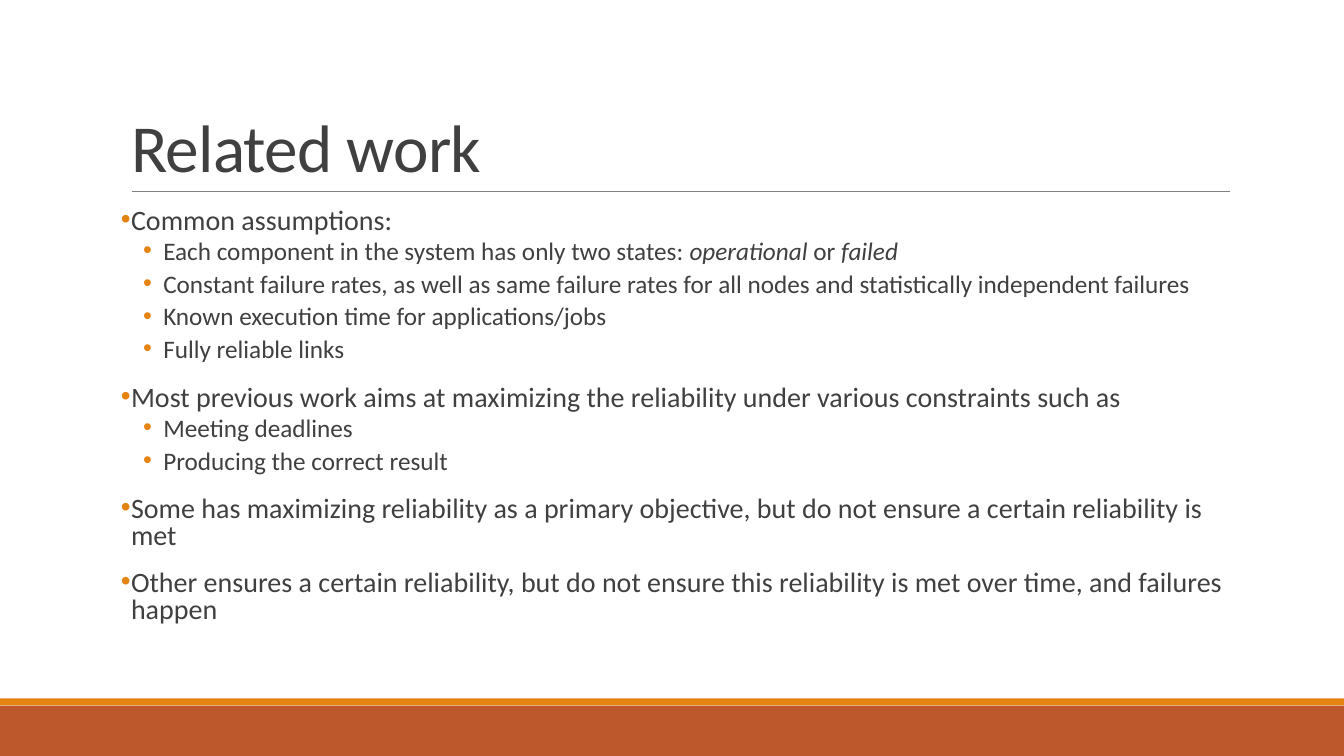
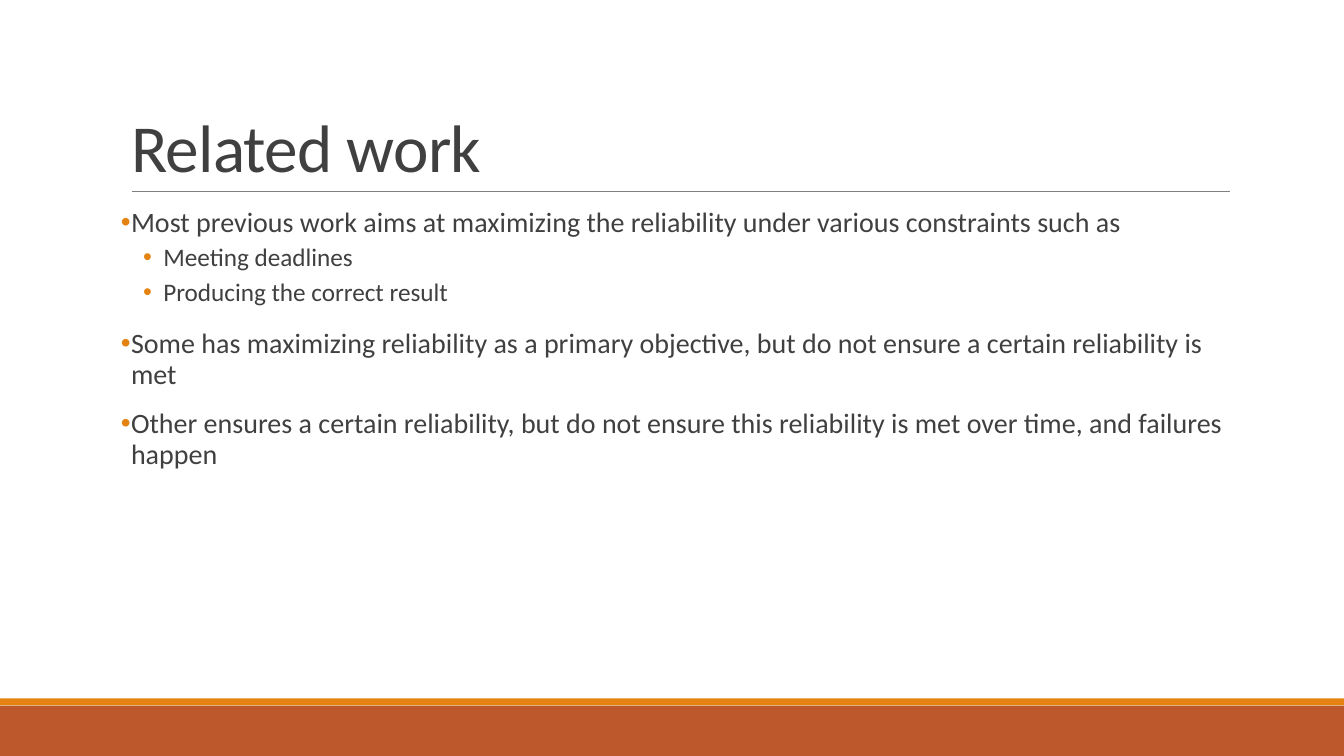
Before and after one commit to PStahl/master_thesis, a slide deck: slide 5 of presentation/presentation.pptx. Drawn at 1344x756 pixels with LibreOffice and Linux fonts; fonts in the diff are those of the drawing. Boxes give left, top, right and bottom in pixels: in the first picture for what was removed or moved away, otherwise in the second. Text is boxed around its words. In the diff, an @@ line names an element or a change of style, - is before the commit and + after.

```diff
--- a/presentation/presentation.pptx
+++ b/presentation/presentation.pptx
@@ text "Most previous work aims at ..." at (131,212,1221,469): line spacing 0.8 to 0.9 @@
@@ text at (131,210,1189,362): paragraphs removed @@
-• Common assumptions:
-  • Each component in the system has only two states: operational or failed
-  • Constant failure rates, as well as same failure rates for all nodes and statistically independent failures
-  • Known execution time for applications/jobs
-  • Fully reliable links
```
Also in this commit, not shown: 2 other slides changed.
